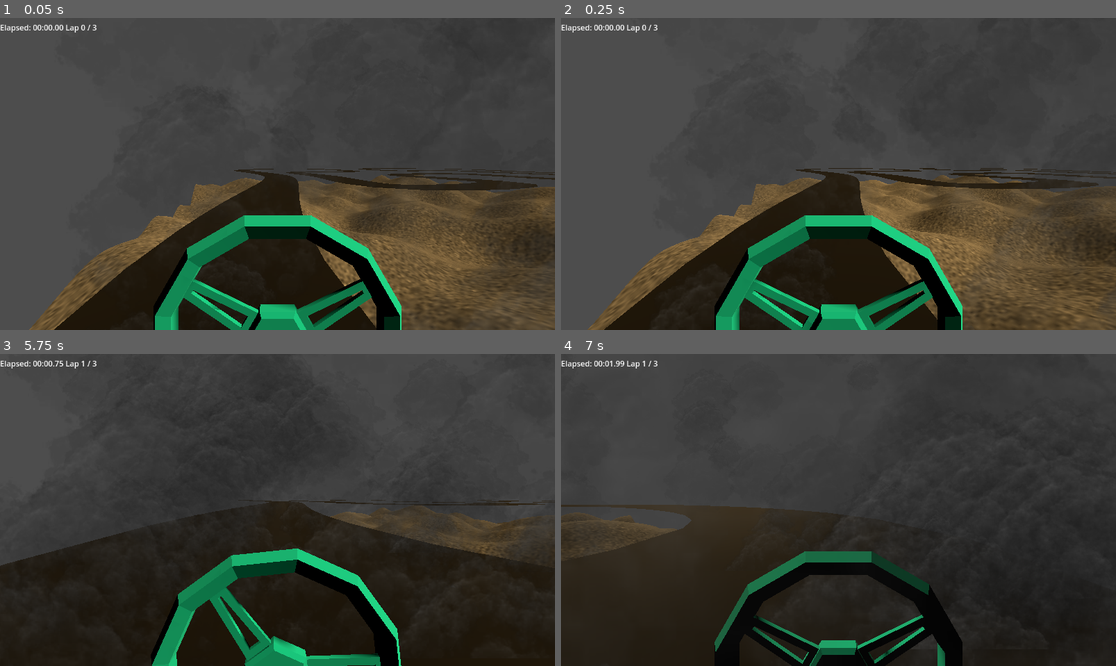
Above: before the commit, frames 1-4 (two rows, left to right).
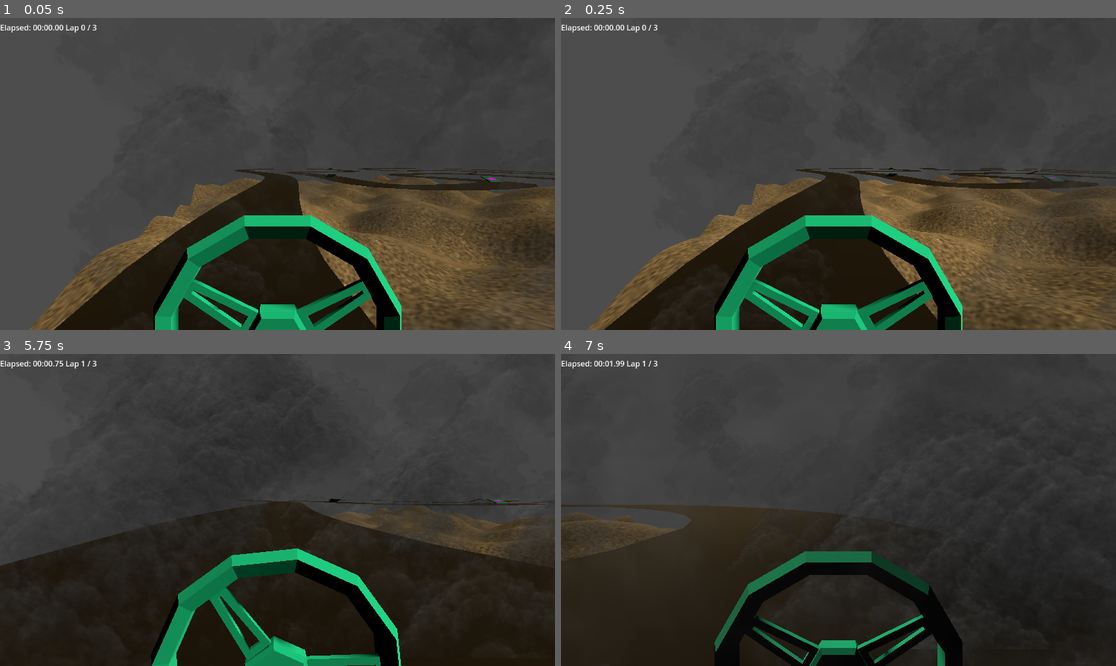
Above: after the commit, the same moments.

Repository: 360-g5/assignments
Game: Godot game, scene res://scenes/world.tscn
The game is run twice, just before and just after one commit, with the same random seed, the same clock (stepped at 60 frames per second) and the same inputs.
Inputs:
- Up to frame 1 (0.05 s): no input
- Up to frame 2 (0.25 s): no input
- Up to frame 3 (5.75 s): hold Right (move_right) 0.53-1.28 s; hold Down (move_backward) 1.28-2.03 s; hold Right (move_right) 2.03-2.78 s; hold Up (move_forward) 2.78-3.53 s; hold Left (move_left) 3.53-5.03 s; hold Down (move_backward) from 5.03 s (still down)
- Up to frame 4 (7 s): release Down (move_backward) at 5.78 s; hold Right (move_right) 5.78-6.53 s; hold Up (move_forward) from 6.53 s (still down)

The runs differ from the first frame. In frame 1, less than 0.1% of the frame differs, in the area x 58-91%, y 48-53%; in frame 2, less than 0.1%; in frame 3, less than 0.1%; in frame 4, nothing differs.

Commit message:
integrate ramps

Diff:
--- /dev/null
+++ b/a2-driving-sim/scenes/Ramp.tscn
@@ -0,0 +1,48 @@
+[gd_scene load_steps=8 format=3 uid="uid://ctbq4p5w5phyk"]
+
+[ext_resource type="Script" uid="uid://c6jdx7yfinplq" path="res://scripts/BoostPad.gd" id="1_iffpq"]
+
+[sub_resource type="BoxShape3D" id="BoxShape3D_iys31"]
+size = Vector3(4, 0.5, 5.43652)
+
+[sub_resource type="StandardMaterial3D" id="StandardMaterial3D_gp0bm"]
+albedo_color = Color(1, 0, 1, 1)
+emission_enabled = true
+emission = Color(0.740074, 0.00213643, 0.929221, 1)
+emission_energy_multiplier = 4.0
+
+[sub_resource type="BoxMesh" id="BoxMesh_67gay"]
+material = SubResource("StandardMaterial3D_gp0bm")
+size = Vector3(4, 0.5, 4)
+
+[sub_resource type="BoxShape3D" id="BoxShape3D_mm3ij"]
+size = Vector3(8, 0.5, 18)
+
+[sub_resource type="StandardMaterial3D" id="StandardMaterial3D_27efb"]
+albedo_color = Color(3.85046e-07, 0.620834, 0.612631, 1)
+
+[sub_resource type="BoxMesh" id="BoxMesh_uulkf"]
+material = SubResource("StandardMaterial3D_27efb")
+size = Vector3(8, 0.5, 18)
+
+[node name="Node3D" type="Node3D"]
+
+[node name="ramp" type="StaticBody3D" parent="."]
+transform = Transform3D(0.8, 0, 0, 0, 0.939693, 0.17101, 0, -0.34202, 0.469846, 0, 0, 0)
+
+[node name="BoostPad" type="Area3D" parent="ramp"]
+transform = Transform3D(1, 0, 0, 0, 0.996195, 0.0871558, 0, -0.0871558, 0.996195, 0, 0.2, 0)
+script = ExtResource("1_iffpq")
+
+[node name="CollisionShape3D" type="CollisionShape3D" parent="ramp/BoostPad"]
+transform = Transform3D(1, 0, -1.86265e-07, 0, 1, 0, 1.86265e-07, 0, 1, -0.350361, 0.212291, -1.64785)
+shape = SubResource("BoxShape3D_iys31")
+
+[node name="MeshInstance3D" type="MeshInstance3D" parent="ramp/BoostPad"]
+mesh = SubResource("BoxMesh_67gay")
+
+[node name="CollisionShape3D" type="CollisionShape3D" parent="ramp"]
+shape = SubResource("BoxShape3D_mm3ij")
+
+[node name="MeshInstance3D" type="MeshInstance3D" parent="ramp"]
+mesh = SubResource("BoxMesh_uulkf")
--- /dev/null
+++ b/a2-driving-sim/scripts/BoostPad.gd
@@ -0,0 +1,29 @@
+extends Area3D
+
+@export var boost_forward: float = 20.0   # strength of the push forward
+@export var boost_up: float = 6.0         # strength of the upward push
+@export var cooldown_sec: float = 0.3     # small delay between boosts
+
+var _cooling_down := false
+
+func _ready():
+	connect("body_entered", Callable(self, "_on_body_entered"))
+
+func _on_body_entered(body: Node) -> void:
+	if _cooling_down:
+		return
+
+	var dir := -global_transform.basis.z.normalized()
+	var impulse := dir * boost_forward + Vector3.UP * boost_up
+
+	if body is RigidBody3D:
+		body.apply_impulse(impulse)
+		_start_cooldown()
+	elif body is CharacterBody3D:
+		body.velocity += impulse
+		_start_cooldown()
+
+func _start_cooldown():
+	_cooling_down = true
+	await get_tree().create_timer(cooldown_sec).timeout
+	_cooling_down = false
--- a/a2-driving-sim/scripts/track_manager.gd
+++ b/a2-driving-sim/scripts/track_manager.gd
@@ -4,6 +4,9 @@
 # in the sample Splines project
 
 extends Node3D
+
+@export var ramp = preload("res://scenes/ramp.tscn")
+@export var ramp_spawn_chance: float = 0.3
 
 # adjust to make track wider/narrower
 @export var track_width: float = 23.0
@@ -48,6 +51,18 @@
 	track_mesh.generate_from_curve(path.curve, track_width)
 	addCollisionToTrack()
 	position_lap_line()
+	addRamps(splined_points)
+
+func addRamps(points_array: Array) -> void:
+	for i in points_array.size() - 3:
+		if (i % 20 == 0) && (randf() < ramp_spawn_chance):
+			var ramp_inst = ramp.instantiate()
+			ramp_inst.look_at_from_position(
+				points_array[i+3] + Vector3(0,1.2,0),
+				points_array[i]+ Vector3(0,1.2,0)
+				)
+			add_child(ramp_inst)
+
 
 func get_control_points() -> Array:
 	var base = [
Not shown, added: a2-driving-sim/scripts/BoostPad.gd.uid
